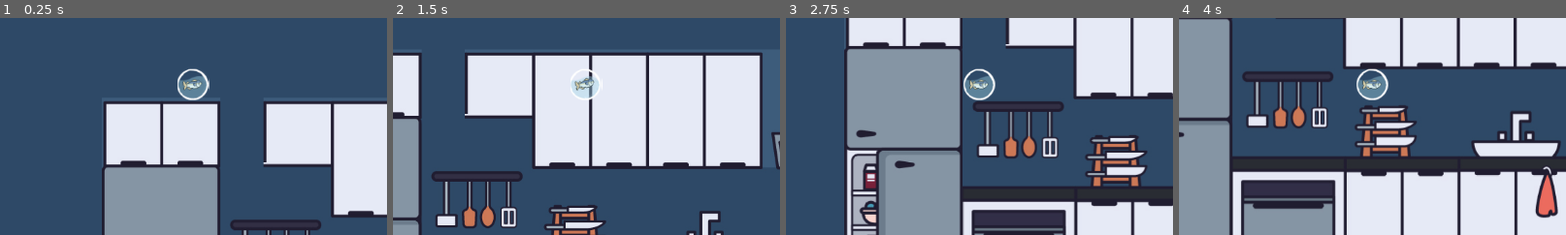
Above: before the commit, frames 1-4 (left to right).
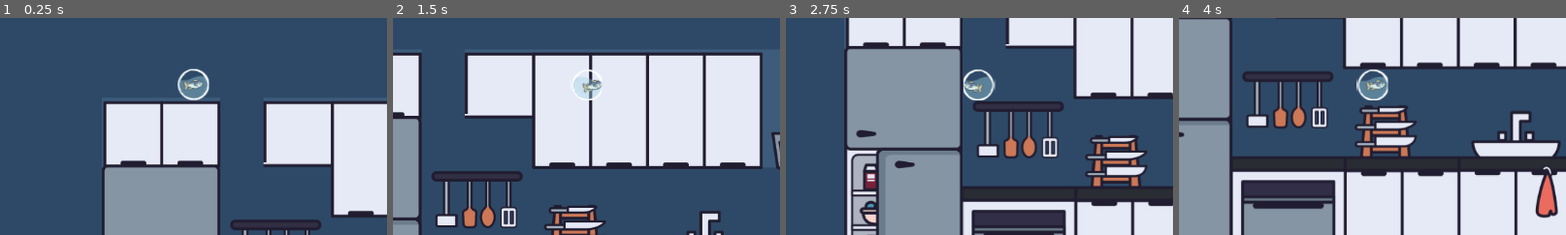
Above: after the commit, the same moments.

Repository: remker1/7SecsToFreedom
Game: Godot game, scene res://Scenes/level_0_game_scene.tscn
Same seed, same stepped clock (60 frames per second), same inputs: the game is played once before the commit and once after it.
Inputs:
- Up to frame 1 (0.25 s): no input
- Up to frame 2 (1.5 s): tap Enter (ui_accept) at 0.5, 0.6, 0.77, 1.07, 1.35 s; hold Right (ui_right) from 0.53 s (still down)
- Up to frame 3 (2.75 s): tap Enter (ui_accept) at 1.52, 1.82, 2.1 s; release Right (ui_right) at 2.03 s; hold Left (ui_left) from 2.03 s (still down)
- Up to frame 4 (4 s): release Left (ui_left) at 2.78 s; hold Right (ui_right) from 2.78 s (still down); tap Enter (ui_accept) at 2.85, 3.02, 3.32, 3.6, 3.77 s
The pictures show only the part of the screen within x 25-75%, y 35-85%; the shares and areas given below are measured in that part.

The runs differ from the first frame. In frame 1, 0.4% of the frame differs, in the area x 45-55%, y 23-38%; in frame 2, 0.4%; in frame 3, 0.5%; in frame 4, 0.5%.

Commit message:
Linked animation IDLE to script, Added flipping animation for different direction

Diff:
--- a/level-1/Scenes/fish_bowl_player.tscn
+++ b/level-1/Scenes/fish_bowl_player.tscn
@@ -1,58 +1,322 @@
-[gd_scene load_steps=13 format=3 uid="uid://cd6en602ehxvv"]
+[gd_scene load_steps=51 format=3 uid="uid://cd6en602ehxvv"]
 
 [ext_resource type="Script" path="res://Scripts/fish_bowl.gd" id="1_2alve"]
 [ext_resource type="Texture2D" uid="uid://bjum15ef6jucn" path="res://Assets/FishIdle.png" id="2_qunis"]
 [ext_resource type="AudioStream" uid="uid://cf8utos6j0ko1" path="res://Sounds/jumping.wav" id="3_n2fq0"]
+[ext_resource type="Texture2D" uid="uid://by0by7h05bwt4" path="res://Assets/FishJump.png" id="3_v3ykf"]
 [ext_resource type="AudioStream" uid="uid://f4w8uvxfeuea" path="res://Sounds/glass-hitwav.wav" id="4_8is26"]
-
-[sub_resource type="AtlasTexture" id="AtlasTexture_wmti3"]
-atlas = ExtResource("2_qunis")
-region = Rect2(0, 0, 48, 48)
-
-[sub_resource type="AtlasTexture" id="AtlasTexture_mhhxp"]
-atlas = ExtResource("2_qunis")
-region = Rect2(48, 0, 48, 48)
-
-[sub_resource type="AtlasTexture" id="AtlasTexture_2boms"]
-atlas = ExtResource("2_qunis")
-region = Rect2(96, 0, 48, 48)
-
-[sub_resource type="AtlasTexture" id="AtlasTexture_udjd8"]
-atlas = ExtResource("2_qunis")
-region = Rect2(144, 0, 48, 48)
-
-[sub_resource type="AtlasTexture" id="AtlasTexture_2roqi"]
-atlas = ExtResource("2_qunis")
-region = Rect2(192, 0, 48, 48)
-
-[sub_resource type="AtlasTexture" id="AtlasTexture_b8voy"]
-atlas = ExtResource("2_qunis")
-region = Rect2(240, 0, 48, 48)
+[ext_resource type="Texture2D" uid="uid://cjq7g0q7wb6l1" path="res://Assets/FishSwim.png" id="4_qb8xu"]
+
+[sub_resource type="AtlasTexture" id="AtlasTexture_kvv4x"]
+atlas = ExtResource("2_qunis")
+region = Rect2(0, 0, 47, 48)
+
+[sub_resource type="AtlasTexture" id="AtlasTexture_3im04"]
+atlas = ExtResource("2_qunis")
+region = Rect2(47, 0, 47, 48)
+
+[sub_resource type="AtlasTexture" id="AtlasTexture_8d4wc"]
+atlas = ExtResource("2_qunis")
+region = Rect2(94, 0, 47, 48)
+
+[sub_resource type="AtlasTexture" id="AtlasTexture_v4ujf"]
+atlas = ExtResource("2_qunis")
+region = Rect2(141, 0, 47, 48)
+
+[sub_resource type="AtlasTexture" id="AtlasTexture_h4me2"]
+atlas = ExtResource("2_qunis")
+region = Rect2(188, 0, 47, 48)
+
+[sub_resource type="AtlasTexture" id="AtlasTexture_bpxon"]
+atlas = ExtResource("2_qunis")
+region = Rect2(235, 0, 47, 48)
+
+[sub_resource type="AtlasTexture" id="AtlasTexture_m3civ"]
+atlas = ExtResource("2_qunis")
+region = Rect2(282, 0, 47, 48)
+
+[sub_resource type="AtlasTexture" id="AtlasTexture_cfjeu"]
+atlas = ExtResource("2_qunis")
+region = Rect2(329, 0, 47, 48)
+
+[sub_resource type="AtlasTexture" id="AtlasTexture_ro0f5"]
+atlas = ExtResource("2_qunis")
+region = Rect2(376, 0, 47, 48)
+
+[sub_resource type="AtlasTexture" id="AtlasTexture_o1dnn"]
+atlas = ExtResource("2_qunis")
+region = Rect2(423, 0, 47, 48)
+
+[sub_resource type="AtlasTexture" id="AtlasTexture_2r7jq"]
+atlas = ExtResource("2_qunis")
+region = Rect2(470, 0, 47, 48)
+
+[sub_resource type="AtlasTexture" id="AtlasTexture_7d6y0"]
+atlas = ExtResource("2_qunis")
+region = Rect2(517, 0, 47, 48)
+
+[sub_resource type="AtlasTexture" id="AtlasTexture_hkeso"]
+atlas = ExtResource("2_qunis")
+region = Rect2(564, 0, 47, 48)
+
+[sub_resource type="AtlasTexture" id="AtlasTexture_ue46b"]
+atlas = ExtResource("2_qunis")
+region = Rect2(0, 48, 47, 48)
+
+[sub_resource type="AtlasTexture" id="AtlasTexture_oti4m"]
+atlas = ExtResource("3_v3ykf")
+region = Rect2(0, 0, 47, 47)
+
+[sub_resource type="AtlasTexture" id="AtlasTexture_s1n7h"]
+atlas = ExtResource("3_v3ykf")
+region = Rect2(47, 0, 47, 47)
+
+[sub_resource type="AtlasTexture" id="AtlasTexture_qjak4"]
+atlas = ExtResource("3_v3ykf")
+region = Rect2(94, 0, 47, 47)
+
+[sub_resource type="AtlasTexture" id="AtlasTexture_eql33"]
+atlas = ExtResource("3_v3ykf")
+region = Rect2(141, 0, 47, 47)
+
+[sub_resource type="AtlasTexture" id="AtlasTexture_52ffk"]
+atlas = ExtResource("3_v3ykf")
+region = Rect2(188, 0, 47, 47)
+
+[sub_resource type="AtlasTexture" id="AtlasTexture_s725x"]
+atlas = ExtResource("3_v3ykf")
+region = Rect2(235, 0, 47, 47)
+
+[sub_resource type="AtlasTexture" id="AtlasTexture_lgmy5"]
+atlas = ExtResource("3_v3ykf")
+region = Rect2(282, 0, 47, 47)
+
+[sub_resource type="AtlasTexture" id="AtlasTexture_pg8wd"]
+atlas = ExtResource("3_v3ykf")
+region = Rect2(329, 0, 47, 47)
+
+[sub_resource type="AtlasTexture" id="AtlasTexture_febam"]
+atlas = ExtResource("3_v3ykf")
+region = Rect2(376, 0, 47, 47)
+
+[sub_resource type="AtlasTexture" id="AtlasTexture_f6sfy"]
+atlas = ExtResource("3_v3ykf")
+region = Rect2(423, 0, 47, 47)
+
+[sub_resource type="AtlasTexture" id="AtlasTexture_uryss"]
+atlas = ExtResource("3_v3ykf")
+region = Rect2(470, 0, 47, 47)
+
+[sub_resource type="AtlasTexture" id="AtlasTexture_4yvdc"]
+atlas = ExtResource("3_v3ykf")
+region = Rect2(517, 0, 47, 47)
+
+[sub_resource type="AtlasTexture" id="AtlasTexture_b8vpt"]
+atlas = ExtResource("3_v3ykf")
+region = Rect2(564, 0, 47, 47)
+
+[sub_resource type="AtlasTexture" id="AtlasTexture_aboii"]
+atlas = ExtResource("3_v3ykf")
+region = Rect2(0, 47, 47, 47)
+
+[sub_resource type="AtlasTexture" id="AtlasTexture_xx8ve"]
+atlas = ExtResource("4_qb8xu")
+region = Rect2(0, 0, 47, 48)
+
+[sub_resource type="AtlasTexture" id="AtlasTexture_woqnh"]
+atlas = ExtResource("4_qb8xu")
+region = Rect2(47, 0, 47, 48)
+
+[sub_resource type="AtlasTexture" id="AtlasTexture_ujoix"]
+atlas = ExtResource("4_qb8xu")
+region = Rect2(94, 0, 47, 48)
+
+[sub_resource type="AtlasTexture" id="AtlasTexture_q5o4e"]
+atlas = ExtResource("4_qb8xu")
+region = Rect2(141, 0, 47, 48)
+
+[sub_resource type="AtlasTexture" id="AtlasTexture_jkbk2"]
+atlas = ExtResource("4_qb8xu")
+region = Rect2(188, 0, 47, 48)
+
+[sub_resource type="AtlasTexture" id="AtlasTexture_0m76t"]
+atlas = ExtResource("4_qb8xu")
+region = Rect2(235, 0, 47, 48)
+
+[sub_resource type="AtlasTexture" id="AtlasTexture_g14be"]
+atlas = ExtResource("4_qb8xu")
+region = Rect2(282, 0, 47, 48)
+
+[sub_resource type="AtlasTexture" id="AtlasTexture_q7vm8"]
+atlas = ExtResource("4_qb8xu")
+region = Rect2(329, 0, 47, 48)
+
+[sub_resource type="AtlasTexture" id="AtlasTexture_2eiv0"]
+atlas = ExtResource("4_qb8xu")
+region = Rect2(376, 0, 47, 48)
+
+[sub_resource type="AtlasTexture" id="AtlasTexture_ueqyl"]
+atlas = ExtResource("4_qb8xu")
+region = Rect2(423, 0, 47, 48)
+
+[sub_resource type="AtlasTexture" id="AtlasTexture_5wnhj"]
+atlas = ExtResource("4_qb8xu")
+region = Rect2(470, 0, 47, 48)
+
+[sub_resource type="AtlasTexture" id="AtlasTexture_rh5jv"]
+atlas = ExtResource("4_qb8xu")
+region = Rect2(517, 0, 47, 48)
+
+[sub_resource type="AtlasTexture" id="AtlasTexture_lxm4h"]
+atlas = ExtResource("4_qb8xu")
+region = Rect2(564, 0, 47, 48)
+
+[sub_resource type="AtlasTexture" id="AtlasTexture_4kn6v"]
+atlas = ExtResource("4_qb8xu")
+region = Rect2(0, 48, 47, 48)
 
 [sub_resource type="SpriteFrames" id="SpriteFrames_3k85a"]
 animations = [{
 "frames": [{
 "duration": 1.0,
-"texture": SubResource("AtlasTexture_wmti3")
-}, {
-"duration": 1.0,
-"texture": SubResource("AtlasTexture_mhhxp")
-}, {
-"duration": 1.0,
-"texture": SubResource("AtlasTexture_2boms")
-}, {
-"duration": 1.0,
-"texture": SubResource("AtlasTexture_udjd8")
-}, {
-"duration": 1.0,
-"texture": SubResource("AtlasTexture_2roqi")
-}, {
-"duration": 1.0,
-"texture": SubResource("AtlasTexture_b8voy")
+"texture": SubResource("AtlasTexture_kvv4x")
+}, {
+"duration": 1.0,
+"texture": SubResource("AtlasTexture_3im04")
+}, {
+"duration": 1.0,
+"texture": SubResource("AtlasTexture_8d4wc")
+}, {
+"duration": 1.0,
+"texture": SubResource("AtlasTexture_v4ujf")
+}, {
+"duration": 1.0,
+"texture": SubResource("AtlasTexture_h4me2")
+}, {
+"duration": 1.0,
+"texture": SubResource("AtlasTexture_bpxon")
+}, {
+"duration": 1.0,
+"texture": SubResource("AtlasTexture_m3civ")
+}, {
+"duration": 1.0,
+"texture": SubResource("AtlasTexture_cfjeu")
+}, {
+"duration": 1.0,
+"texture": SubResource("AtlasTexture_ro0f5")
+}, {
+"duration": 1.0,
+"texture": SubResource("AtlasTexture_o1dnn")
+}, {
+"duration": 1.0,
+"texture": SubResource("AtlasTexture_2r7jq")
+}, {
+"duration": 1.0,
+"texture": SubResource("AtlasTexture_7d6y0")
+}, {
+"duration": 1.0,
+"texture": SubResource("AtlasTexture_hkeso")
+}, {
+"duration": 1.0,
+"texture": SubResource("AtlasTexture_ue46b")
 }],
 "loop": true,
 "name": &"FishIdle",
 "speed": 5.0
+}, {
+"frames": [{
+"duration": 1.0,
+"texture": SubResource("AtlasTexture_oti4m")
+}, {
+"duration": 1.0,
+"texture": SubResource("AtlasTexture_s1n7h")
+}, {
+"duration": 1.0,
+"texture": SubResource("AtlasTexture_qjak4")
+}, {
+"duration": 1.0,
+"texture": SubResource("AtlasTexture_eql33")
+}, {
+"duration": 1.0,
+"texture": SubResource("AtlasTexture_52ffk")
+}, {
+"duration": 1.0,
+"texture": SubResource("AtlasTexture_s725x")
+}, {
+"duration": 1.0,
+"texture": SubResource("AtlasTexture_lgmy5")
+}, {
+"duration": 1.0,
+"texture": SubResource("AtlasTexture_pg8wd")
+}, {
+"duration": 1.0,
+"texture": SubResource("AtlasTexture_febam")
+}, {
+"duration": 1.0,
+"texture": SubResource("AtlasTexture_f6sfy")
+}, {
+"duration": 1.0,
+"texture": SubResource("AtlasTexture_uryss")
+}, {
+"duration": 1.0,
+"texture": SubResource("AtlasTexture_4yvdc")
+}, {
+"duration": 1.0,
+"texture": SubResource("AtlasTexture_b8vpt")
+}, {
+"duration": 1.0,
+"texture": SubResource("AtlasTexture_aboii")
+}],
+"loop": true,
+"name": &"FishJump",
+"speed": 5.0
+}, {
+"frames": [{
+"duration": 1.0,
+"texture": SubResource("AtlasTexture_xx8ve")
+}, {
+"duration": 1.0,
+"texture": SubResource("AtlasTexture_woqnh")
+}, {
+"duration": 1.0,
+"texture": SubResource("AtlasTexture_ujoix")
+}, {
+"duration": 1.0,
+"texture": SubResource("AtlasTexture_q5o4e")
+}, {
+"duration": 1.0,
+"texture": SubResource("AtlasTexture_jkbk2")
+}, {
+"duration": 1.0,
+"texture": SubResource("AtlasTexture_0m76t")
+}, {
+"duration": 1.0,
+"texture": SubResource("AtlasTexture_g14be")
+}, {
+"duration": 1.0,
+"texture": SubResource("AtlasTexture_q7vm8")
+}, {
+"duration": 1.0,
+"texture": SubResource("AtlasTexture_2eiv0")
+}, {
+"duration": 1.0,
+"texture": SubResource("AtlasTexture_ueqyl")
+}, {
+"duration": 1.0,
+"texture": SubResource("AtlasTexture_5wnhj")
+}, {
+"duration": 1.0,
+"texture": SubResource("AtlasTexture_rh5jv")
+}, {
+"duration": 1.0,
+"texture": SubResource("AtlasTexture_lxm4h")
+}, {
+"duration": 1.0,
+"texture": SubResource("AtlasTexture_4kn6v")
+}],
+"loop": true,
+"name": &"FishSwim",
+"speed": 5.0
 }]
 
 [sub_resource type="CircleShape2D" id="CircleShape2D_ld85b"]
@@ -65,7 +329,6 @@
 [node name="AnimatedSprite2D" type="AnimatedSprite2D" parent="."]
 sprite_frames = SubResource("SpriteFrames_3k85a")
 animation = &"FishIdle"
-frame_progress = 0.708886
 
 [node name="CollisionShape2D" type="CollisionShape2D" parent="."]
 visible = false
--- a/level-1/Scripts/fish_bowl.gd
+++ b/level-1/Scripts/fish_bowl.gd
@@ -23,18 +23,29 @@
 	# Handle jump.
 	if Input.is_action_just_pressed("ui_accept") and is_on_floor():
 		velocity.y = JUMP_VELOCITY
+		animation.play("FishJump")
 		sfx_jump.play()
+
 
 	# Get the input direction and handle the movement/deceleration.
 	# As good practice, you should replace UI actions with custom gameplay actions.
 	var direction := Input.get_axis("ui_left", "ui_right")
+
+	if direction > 0:
+		animation.flip_h = false
+	elif direction < 0:
+		animation.flip_h = true
+
+	if direction == 0 :
+		animation.play("FishIdle")
+	else:
+		animation.play("FishSwim")
+
 	if direction:
 		velocity.x = direction * SPEED
-		animation.play("FishIdle")
 
 	else:
 		velocity.x = move_toward(velocity.x, 0, SPEED)
-		animation.play("FishIdle")
 
 
 	move_and_slide()
